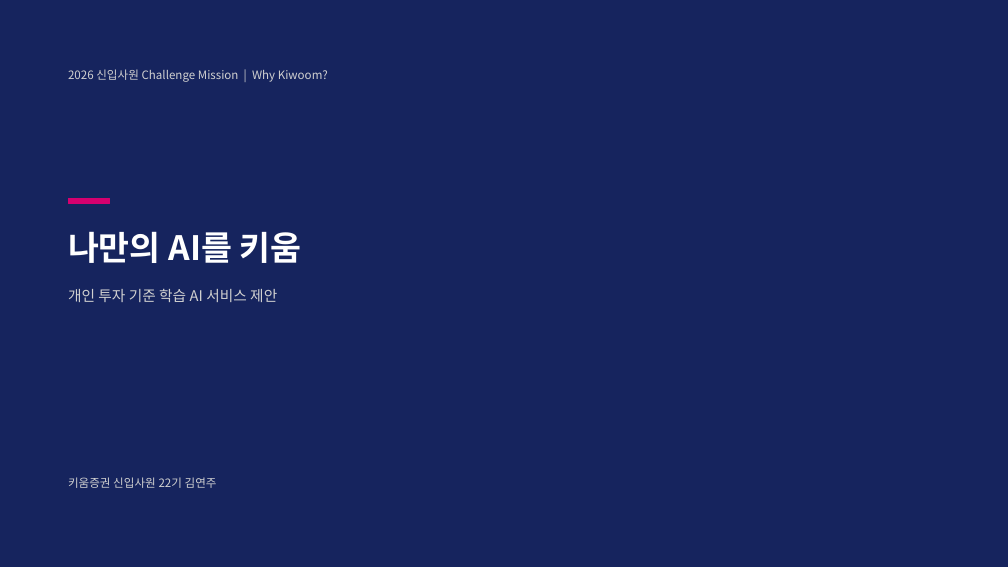
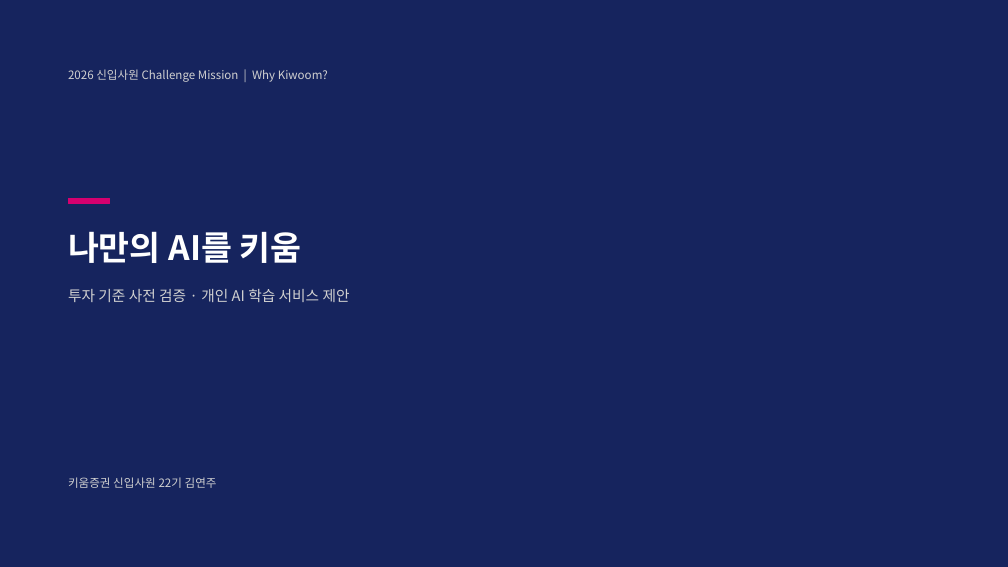
Before and after one commit to kjhoeakjy/why-kw, a slide deck: slide 1 of docs/deck/WhyKiwoom_AI_FACTORY.pptx. Drawn at 1008x567 pixels with LibreOffice and Linux fonts; fonts in the diff are those of the drawing. Boxes give left, top, right and bottom in pixels: in the first picture for what was removed or moved away, otherwise in the second. Text is boxed around its words. In the diff, an @@ line names an element or a change of style, - is before the commit and + after.

```diff
--- a/docs/deck/WhyKiwoom_AI_FACTORY.pptx
+++ b/docs/deck/WhyKiwoom_AI_FACTORY.pptx
@@ text at [68, 289, 350, 302]: text changed @@
-개인 투자 기준 학습 AI 서비스 제안
+투자 기준 사전 검증 · 개인 AI 학습 서비스 제안
```
Also in this commit, not shown: 4 other slides changed, 6 other files.
